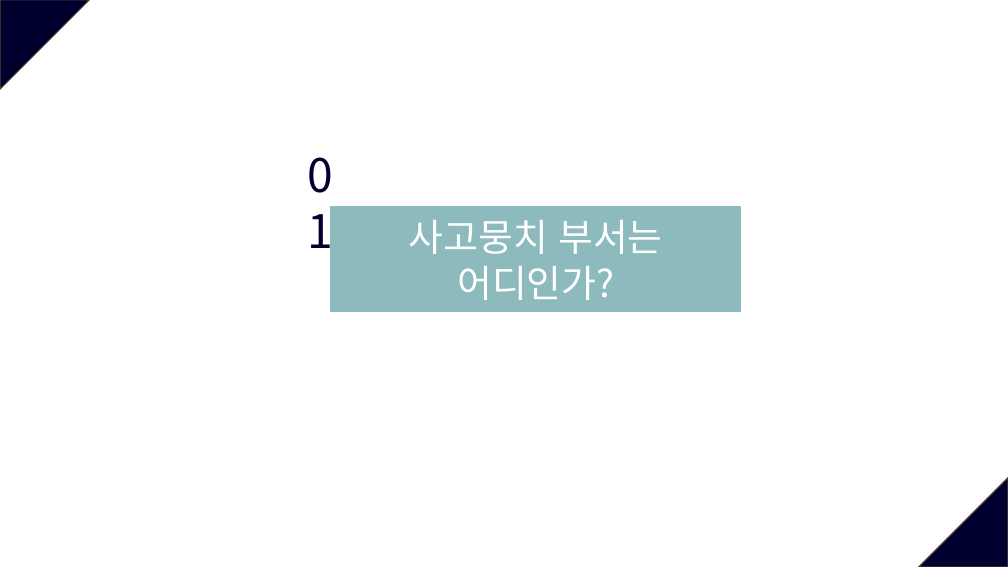
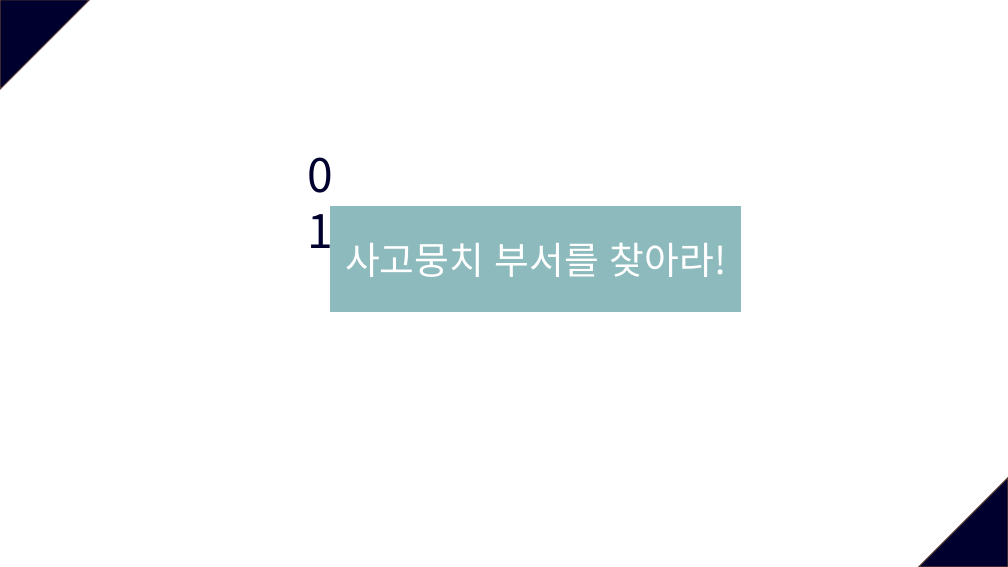
Before and after one commit to JxxHxxx/Ubion-Mini-Project-HR-Analysis, a slide deck: slide 4 of 데이터분석은위대하다.pptx. Drawn at 1008x567 pixels with LibreOffice and Linux fonts; fonts in the diff are those of the drawing. Boxes give left, top, right and bottom in pixels: in the first picture for what was removed or moved away, otherwise in the second. Text is boxed around its words. In the diff, an @@ line names an element or a change of style, - is before the commit and + after.

```diff
--- a/데이터분석은위대하다.pptx
+++ b/데이터분석은위대하다.pptx
@@ text in rectangle at (345,242,727,277): text changed @@
-사고뭉치 부서는 어디인가?
+사고뭉치 부서를 찾아라!
```
Also in this commit, not shown: 6 other slides changed, 14 slides added, 8 slides removed.
